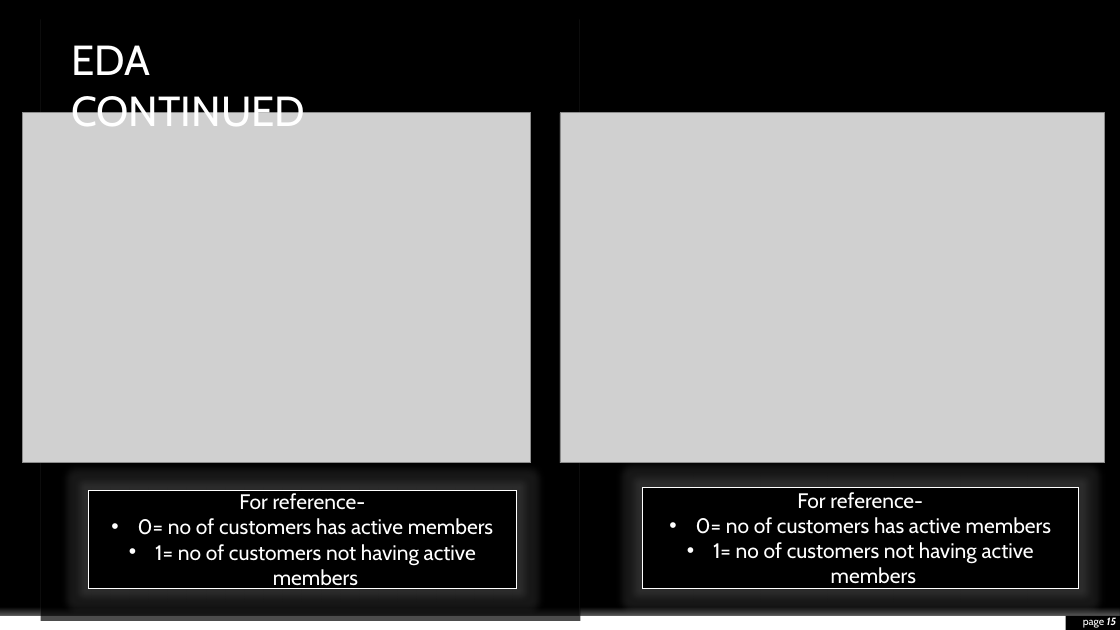
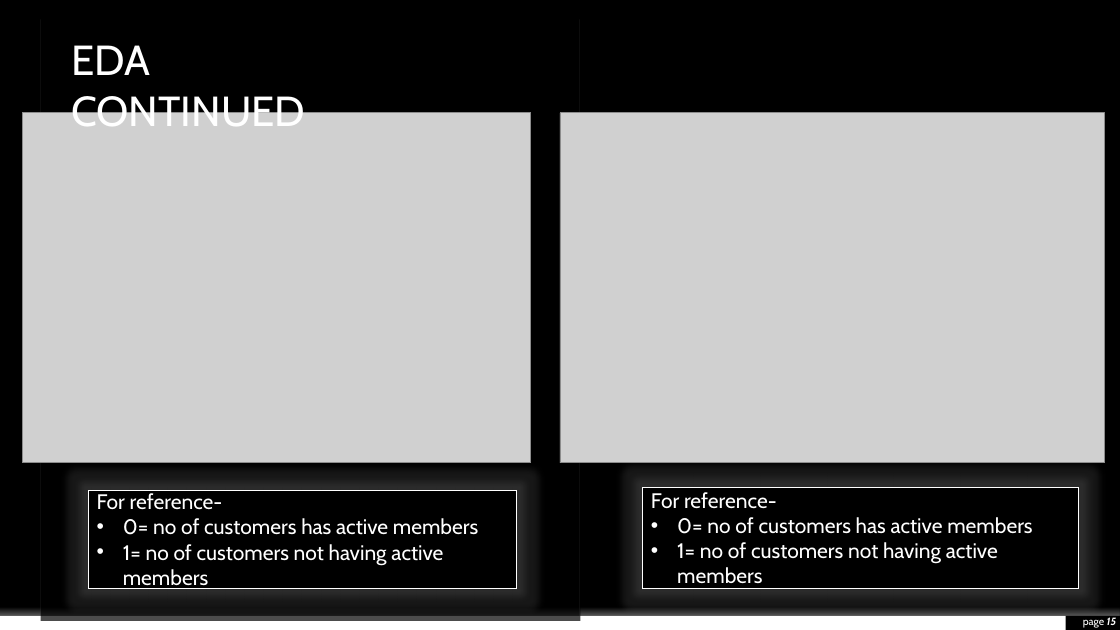
Before and after one commit to nehasinghal9646/churn-rate, a slide deck: slide 15 of Python Assignment.pptx. Drawn at 1120x630 pixels with LibreOffice and Linux fonts; fonts in the diff are those of the drawing; grey boxes stand for pictures; background and template pictures are left out. Boxes give left, top, right and bottom in pixels: in the first picture for what was removed or moved away, otherwise in the second. Text is boxed around its words. In the diff, an @@ line names an element or a change of style, - is before the commit and + after.

```diff
--- a/Python Assignment.pptx
+++ b/Python Assignment.pptx
@@ rectangle "For reference-" at bbox=[88, 490, 517, 588]: alignment centre to left @@
@@ rectangle "For reference-" at bbox=[643, 487, 1078, 588]: alignment centre to left @@
```
Also in this commit, not shown: 8 other slides changed.
